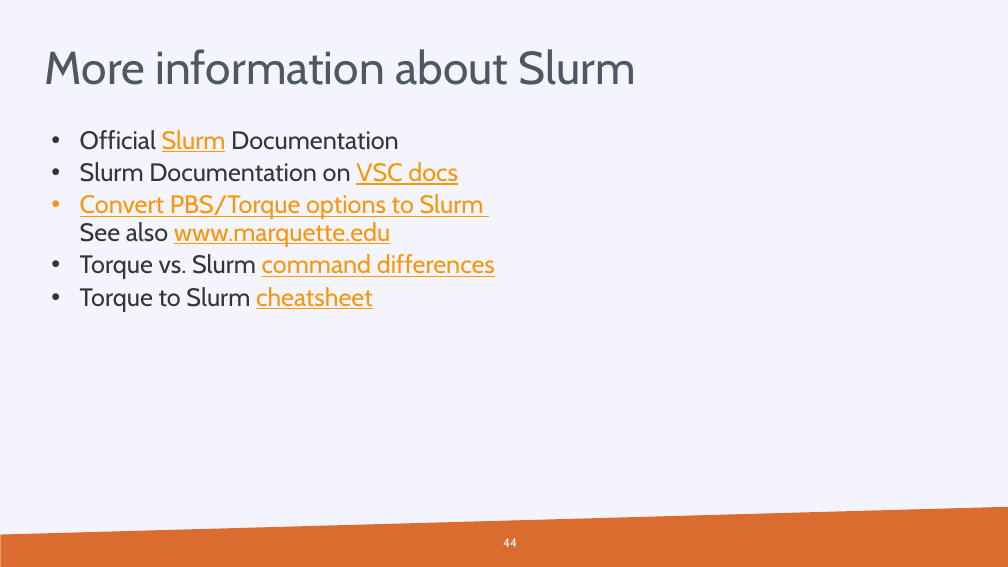
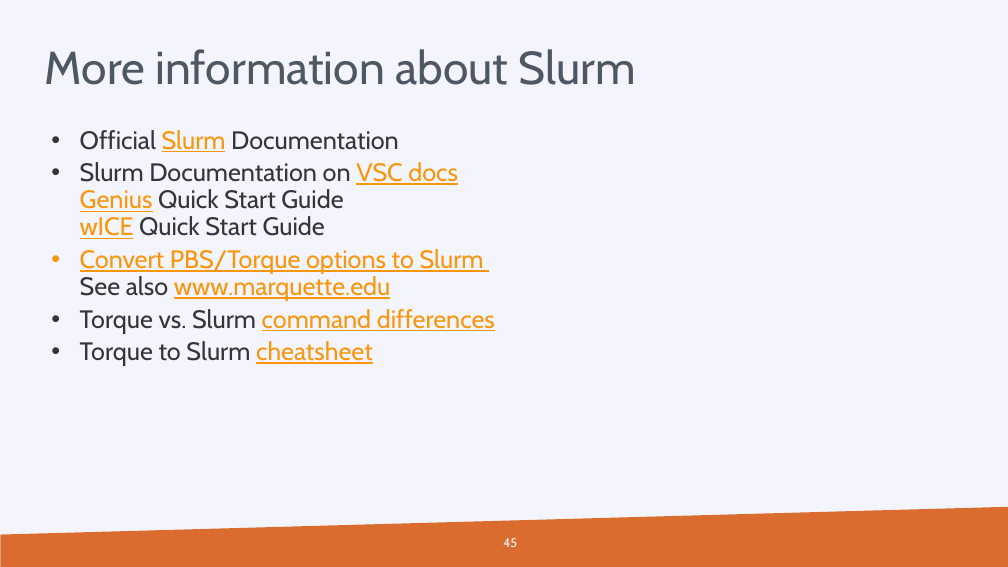
Before and after one commit to hpcleuven/Slurm-lunchbox, a slide deck: slide 45 of Slurm_Lunchbox.pptx (slide 44 before the commit). Drawn at 1008x567 pixels with LibreOffice and Linux fonts; fonts in the diff are those of the drawing; background and template pictures are left out. Boxes give left, top, right and bottom in pixels: in the first picture for what was removed or moved away, otherwise in the second. Text is boxed around its words. In the diff, an @@ line names an element or a change of style, - is before the commit and + after.

Commit message:
adapted to Genius post-migration setup

```diff
--- a/Slurm_Lunchbox.pptx
+++ b/Slurm_Lunchbox.pptx
@@ text at <box>80,162,458,239</box>: text changed @@
-  • Slurm Documentation on VSC docs
+  • Slurm Documentation on VSC docs
+    Genius Quick Start Guide
+    wICE Quick Start Guide
@@ page number at <box>503,538,517,547</box>: text changed @@
-44
+45
```
Also in this commit, not shown: 5 other slides changed, 1 slide added.
